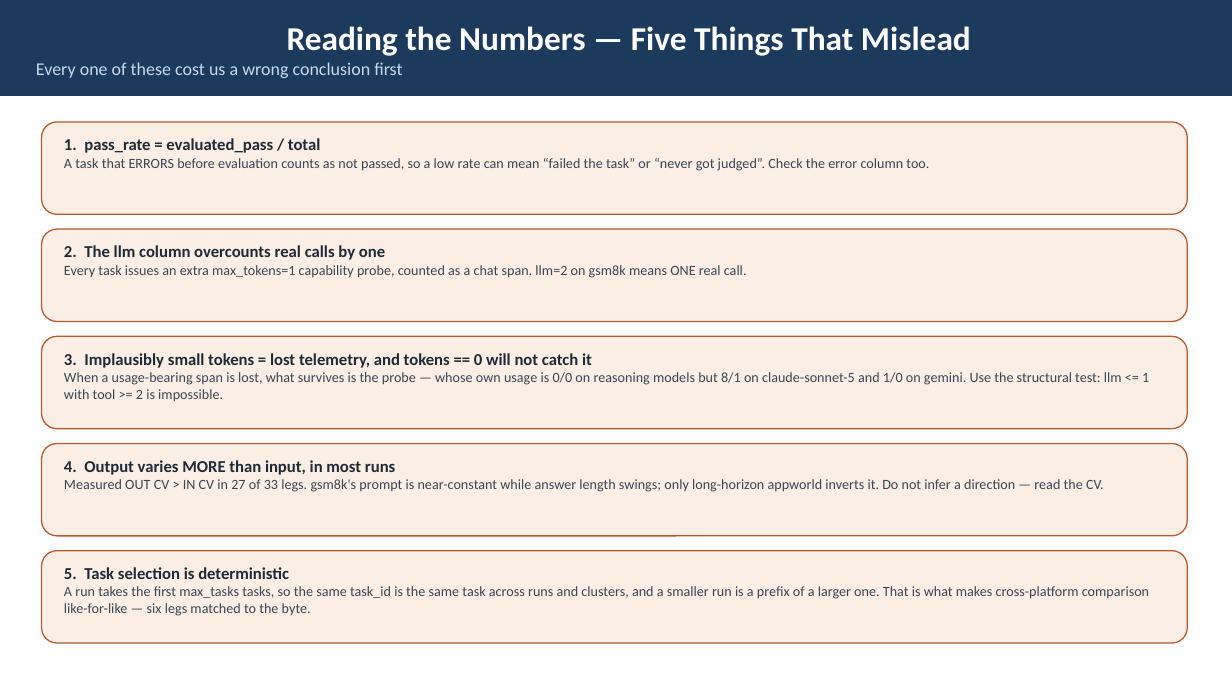
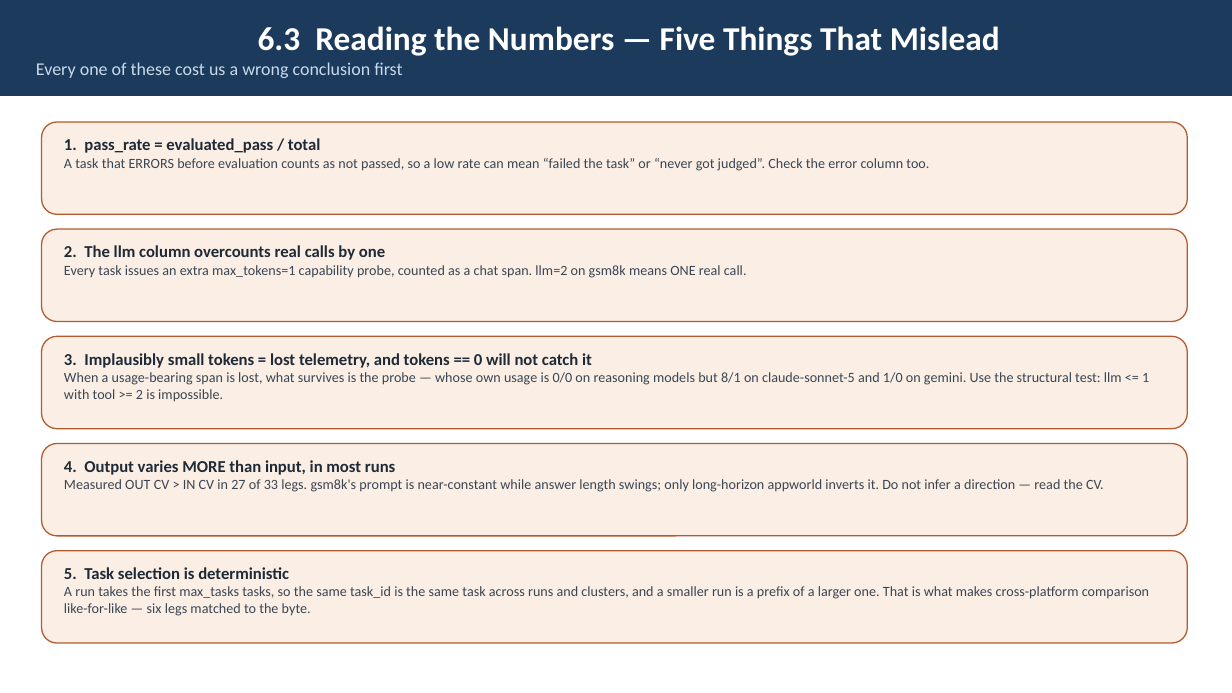
Before and after one commit to webchang/benchmarking, a slide deck: slide 10 of docs/BenchmarkingService.pptx. Drawn at 1232x693 pixels with LibreOffice and Linux fonts; fonts in the diff are those of the drawing. Boxes give left, top, right and bottom in pixels: in the first picture for what was removed or moved away, otherwise in the second. Text is boxed around its words. In the diff, an @@ line names an element or a change of style, - is before the commit and + after.

```diff
--- a/docs/BenchmarkingService.pptx
+++ b/docs/BenchmarkingService.pptx
@@ text in rectangle at [258,26,1000,56]: text changed @@
-Reading the Numbers — Five Things That Mislead
+6.3 Reading the Numbers — Five Things That Mislead
```
Also in this commit, not shown: 9 other slides changed, 1 other file.
